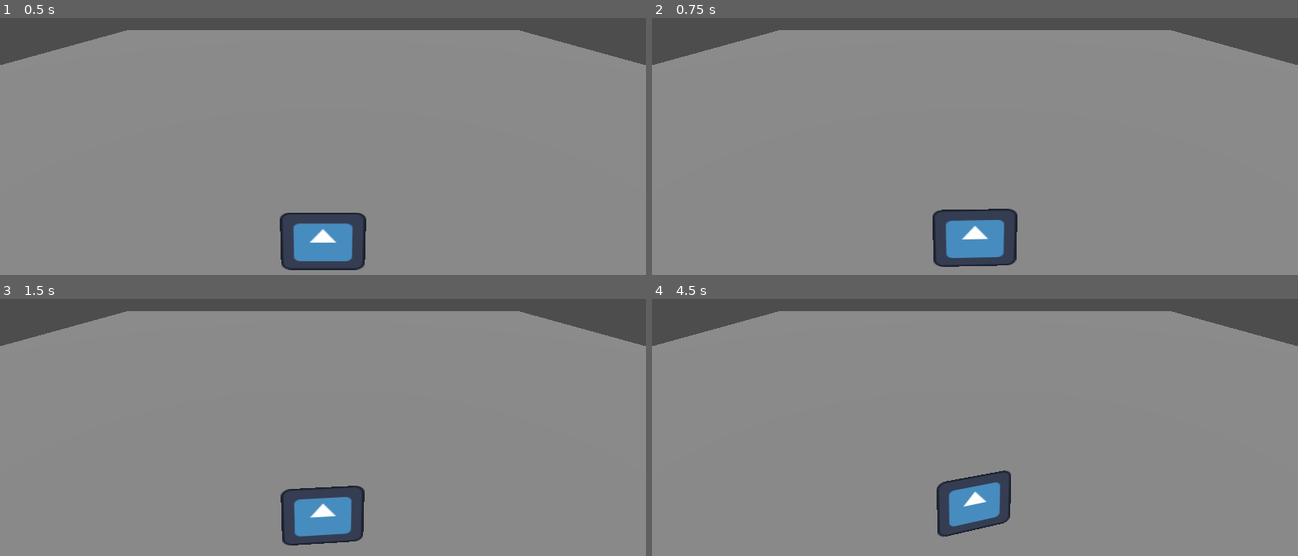
Above: before the commit, frames 1-4 (two rows, left to right).
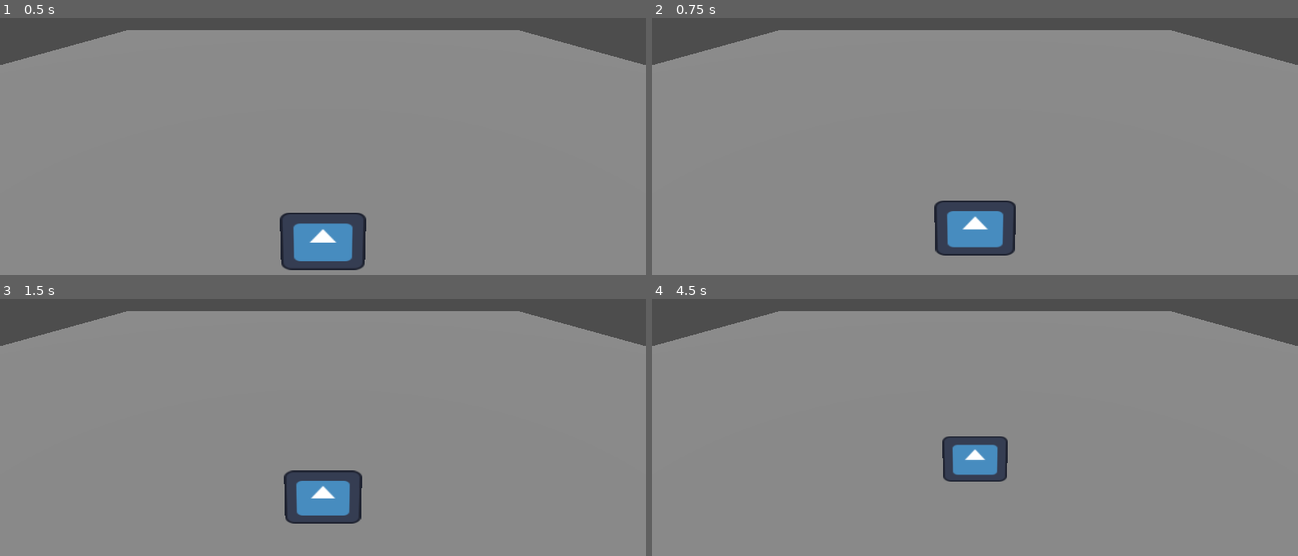
Above: after the commit, the same moments.

Repository: AnselSB/FZERO
Game: Godot game, scene res://scenes/main_scene.tscn
The game is run twice, just before and just after one commit, with the same random seed, the same clock (stepped at 60 frames per second) and the same inputs. The project has no main scene, so this scene is started directly. The engine's default icon, where the game draws it, is replaced by a stand-in: a white triangle on a blue panel in a dark square.
Inputs:
- Up to frame 1 (0.5 s): no input
- Up to frame 2 (0.75 s): tap Enter (gas) at 0.5 s; hold D (right) from 0.53 s (still down); hold Enter (gas) from 0.53 s (still down)
- Up to frame 3 (1.5 s): tap Space at 1.25 s; release D (right) at 1.28 s; release Enter (gas) at 1.28 s; hold A (left) from 1.28 s (still down); tap Enter (gas) at 1.35 s
- Up to frame 4 (4.5 s): tap Enter (gas) at 2, 2.85, 3.5, 4.35 s; release A (left) at 2.03 s; hold Enter (gas) 2.03-2.78 s; hold D (right) 2.03-3.53 s; tap Space at 2.75, 4.25 s; hold Enter (gas) 3.53-4.28 s; hold A (left) from 3.53 s (still down)

Frame 1 is identical in both runs. In frame 2, 2.1% of the frame differs, in the area x 43-57%, y 71-97%; in frame 3, 2.8%; in frame 4, 3.8%, in the area x 44-56%, y 53-93%.

Commit message:
implement turning mechanic
remember to add rotation of the model so it coincides with turning

Diff:
--- a/source_code/dzero/scenes/racer.gd
+++ b/source_code/dzero/scenes/racer.gd
@@ -1,14 +1,17 @@
 extends CharacterBody3D
 
 
-const SPEED = 100.0
+const SPEED = 500.0
 const JUMP_VELOCITY = 4.5
 const ACCELERATION = 0.5
 const THETA =  1
+const UP = Vector3(0, 1, 0)
 # going to store a vector that will represent the direction of the racer, this direction will change from the directional inputs
 # by default goes in direction into the screen (away from the face of the user)
 var direc = Vector3(0, 0, -1)
 var initialPos = Vector3(position)
+var rightTurn = Vector3(1, 0, 0)
+var leftTurn = Vector3(-1, 0, 0)
 # will handle all of the movement based controls for the racer, here we need to first get it to move forward, and for now we won't add gravity
 func _physics_process(delta):
 	# Add the gravity, may need not sure at this point
@@ -18,22 +21,21 @@
 	if Input.is_action_pressed("gas"):
 			# check for direction changes
 		if Input.is_action_pressed("left"):
-		# when going left we want to have the object slowly turn to the left, this will involve rotating the direction clockwise about the y axis
-		# also need to normalize the vector
-			direc = direc.rotated(Vector3(0, 1, 0),THETA * delta)
-			self.rotate_y(THETA * delta)
+		#	get the left turn (recall right hand rule)
+			leftTurn = UP.cross(direc)
+			# add left turn weight to the direction than normalize
+			direc = direc + Vector3(leftTurn.x * 0.01, leftTurn.y * 0.01, leftTurn.z * 0.01)
 			direc.normalized()
-	# repeat for the other direction, elif because we don't want to be able to go left and right simultaneously
 		elif Input.is_action_pressed("right"):
-			direc = direc.rotated(Vector3(0, 1, 0), -1 * THETA * delta)
-			self.rotate_y(THETA * delta)
+			# generate the right turn using the cross product (follow right hand rule), make sure to normalize
+			rightTurn = direc.cross(UP)
+			# add to the direction the right turn direction and normalize
+			direc = direc + Vector3(rightTurn.x * 0.01, rightTurn.y * 0.01, rightTurn.z * 0.01)
 			direc.normalized()
-		#add to the position the speed in the direction of the racer multiplied by the delta
-		# we'll want to create a "limit" to the velocity, if the magnitude is a certain speed it no longer gets faster
-		if velocity.length() < 25:
-			velocity.z += SPEED * delta * direc.z * ACCELERATION
-			velocity.y += SPEED * delta * direc.y  * ACCELERATION
-			velocity.x += SPEED * delta * direc.x  * ACCELERATION
+		# set velocity
+		velocity.z = SPEED * delta * direc.z
+		velocity.y = SPEED * delta * direc.y
+		velocity.x = SPEED * delta * direc.x
 	else:
 		velocity = Vector3(0, 0, 0)
 	move_and_slide()
